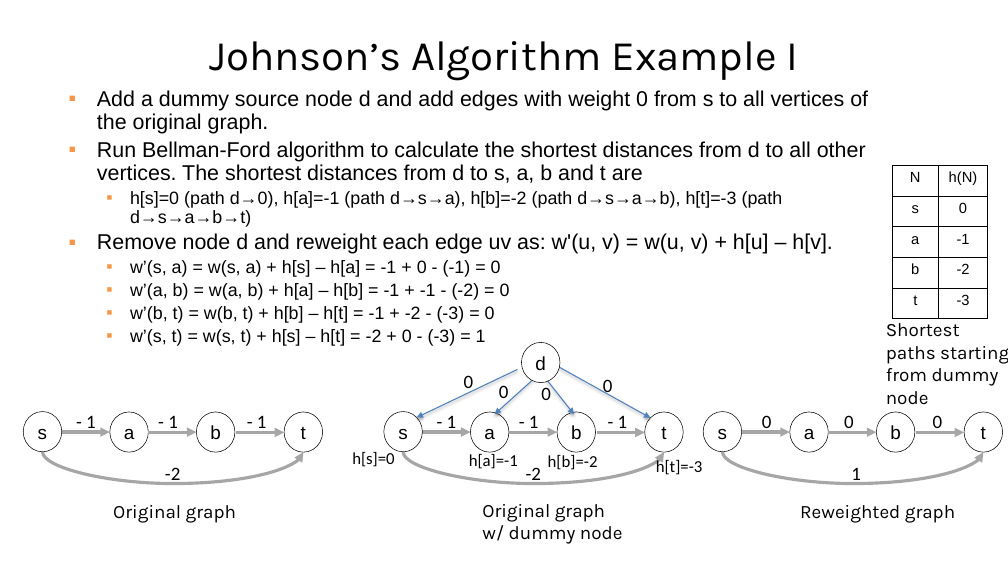
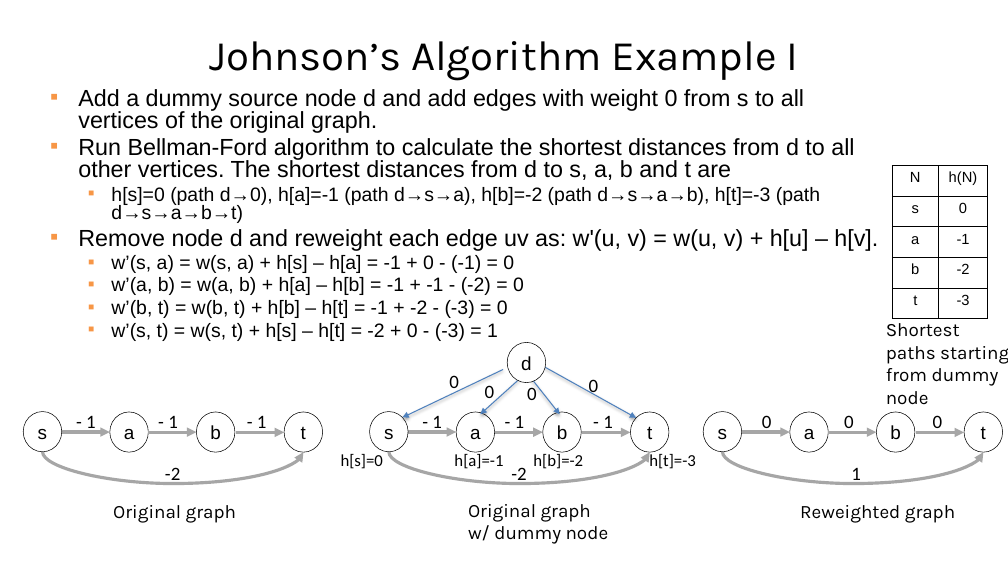
Before and after one commit to guhofstra/CSC111Fa25, a slide deck: slide 72 of PPTs/Lecture 13-shortest paths.pptx. Drawn at 1008x567 pixels with LibreOffice and Linux fonts; fonts in the diff are those of the drawing. Boxes give left, top, right and bottom in pixels: in the first picture for what was removed or moved away, otherwise in the second. Text is boxed around its words. In the diff, an @@ line names an element or a change of style, - is before the commit and + after.

```diff
--- a/PPTs/Lecture 13-shortest paths.pptx
+++ b/PPTs/Lecture 13-shortest paths.pptx
@@ text "Add a dummy source node ...": place and size @@
-text "Add a dummy source node ..." at box(97, 90, 868, 346)
+text "Add a dummy source node ..." at box(78, 89, 878, 341)
@@ text "Add a dummy source node ..." at box(78, 89, 878, 341): size 20.4 to 22.2 pt in "Add a dummy source node d and ...", "Run Bellman-Ford algorithm to calculate the shortest ...", "Remove node d and reweight each edge ..."; size 17 to 18.5 pt in "h[s]=0 (path d→0), h[a]=-1 (path d→s→a), h[b]=-2 ...", "w’(s, a) = w(s, a) + h[s] ...", "w’(a, b) = w(a, b) + h[a] ...", "w’(b, t) = w(b, t) + h[b] ..." and 1 more places; line spacing 0.9 to 0.8 @@
@@ 11 texts, 7 arrows, 5 ellipses, 1 curved arrow: place and size @@
-11 texts, 7 arrows, 5 ellipses, 1 curved arrow at box(384, 343, 684, 544)
+11 texts, 7 arrows, 5 ellipses, 1 curved arrow at box(370, 343, 669, 544)
@@ text "h[s]=0": place and size @@
-text "h[s]=0" at box(352, 452, 394, 467)
+text "h[s]=0" at box(341, 454, 383, 469)
@@ text "h[t]=-3": place and size @@
-text "h[t]=-3" at box(656, 459, 703, 475)
+text "h[t]=-3" at box(649, 453, 696, 469)
```
Also in this commit, not shown: 5 other slides changed, 3 other files.
